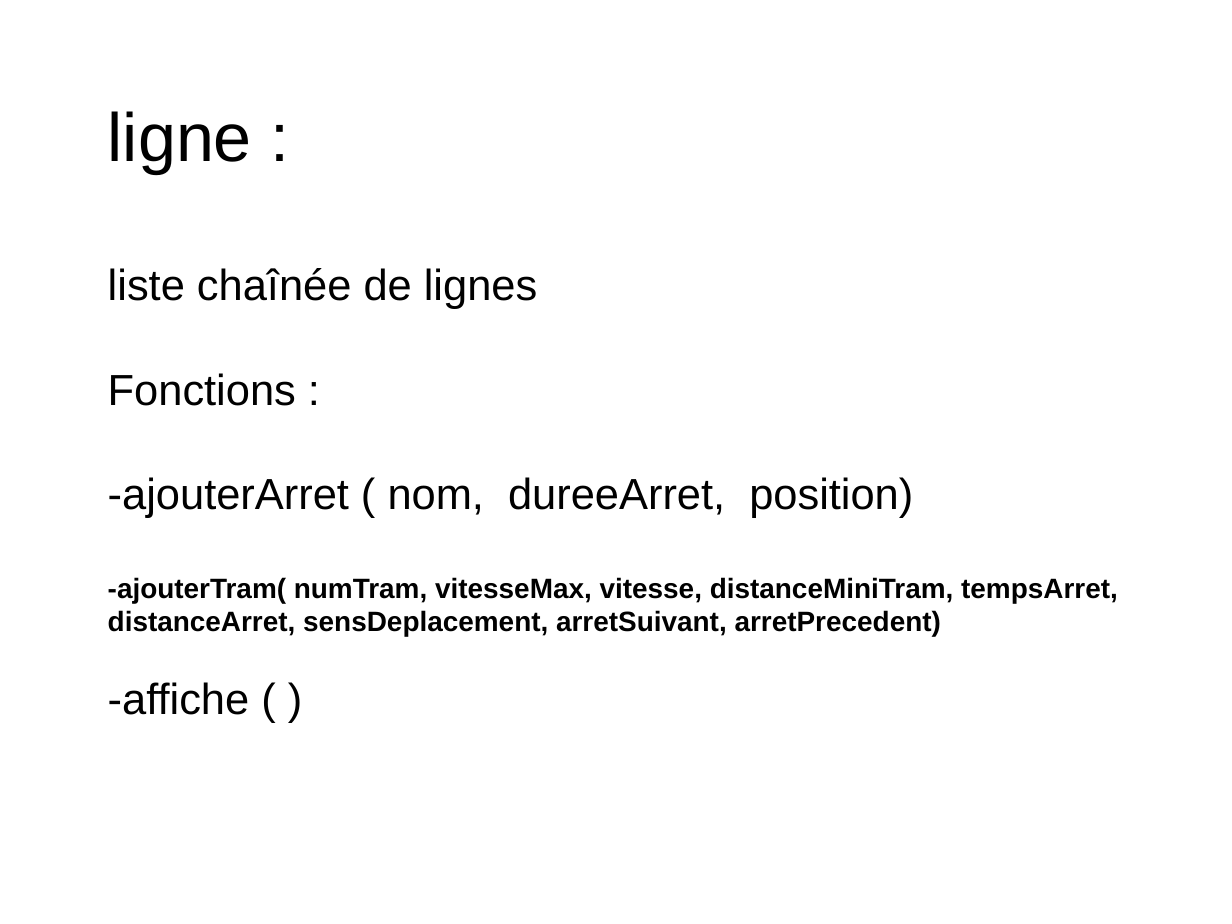
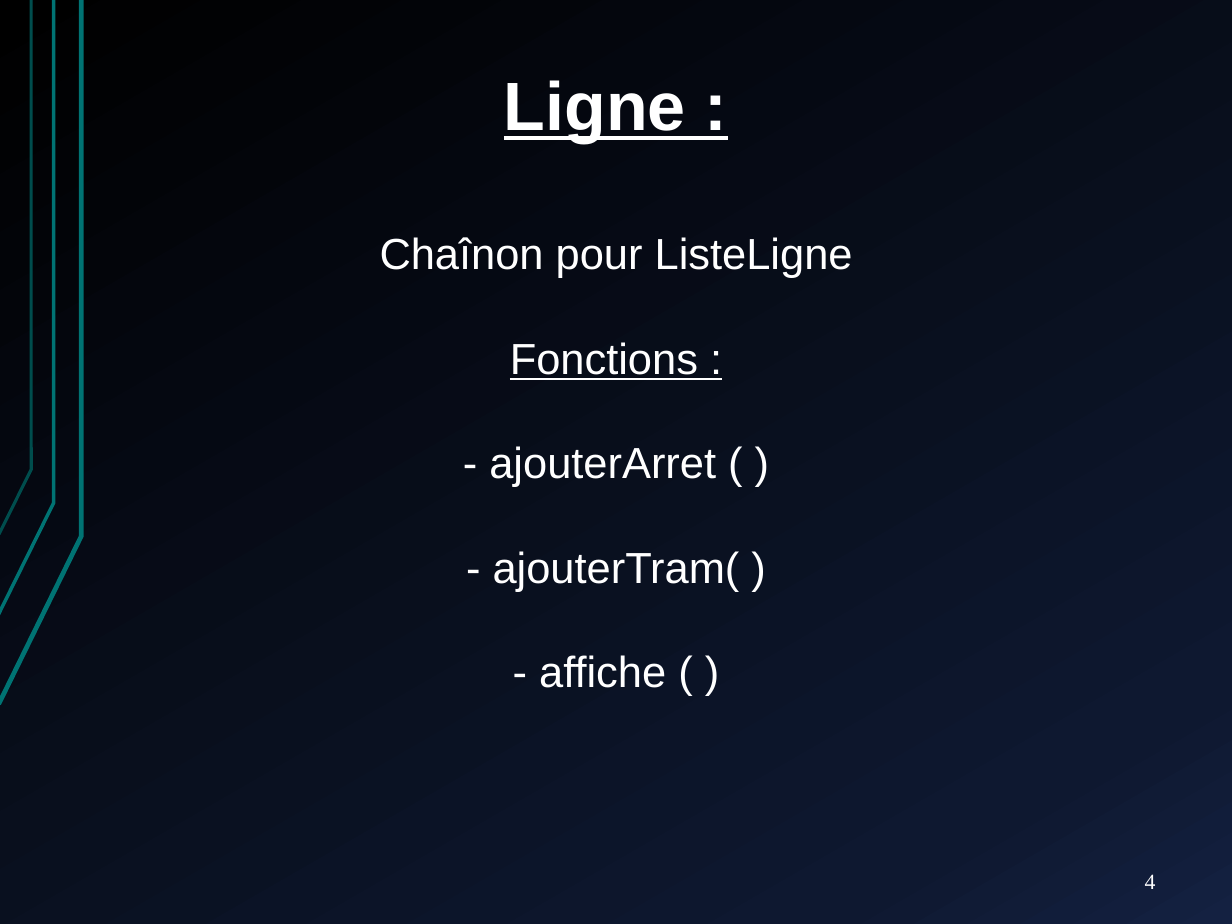
Before and after one commit to Camtouille/Projet-Gestion-Lignes-de-Trams, a slide deck: slide 4 of Présentation Programme Tram-Train.pptx (slide 5 before the commit). Drawn at 1232x924 pixels with LibreOffice and Linux fonts; fonts in the diff are those of the drawing. Boxes give left, top, right and bottom in pixels: in the first picture for what was removed or moved away, otherwise in the second. Text is boxed around its words. In the diff, an @@ line names an element or a change of style, - is before the commit and + after.

```diff
--- a/Présentation Programme Tram-Train.pptx
+++ b/Présentation Programme Tram-Train.pptx
@@ background #FFFFFF to gradient #000000 to #0F1931 to #142242 @@
@@ freeform shape added at [0,0,82,704], outline #007373 3 pt @@
@@ freeform shape added at [0,0,55,615], outline #007373 2.25 pt @@
@@ freeform shape added at [0,0,31,534], outline #007373 2 pt @@
@@ text "Ligne :": place and size @@
-text "Ligne :" at [108,111,1118,715]
+text "Ligne :" at [380,80,853,688]
@@ text at [380,80,853,278]: text changed; text colour #000000 to #FFFFFF @@
-ligne :
-liste chaînée de lignes
+Ligne :
+Chaînon pour ListeLigne
@@ text at [510,342,698,380]: text colour #000000 to #FFFFFF, underline on in "Fonctions :"; alignment left to centre @@
@@ text at [489,446,740,688]: text changed; size 18 to 28 pt; text colour #000000 to #FFFFFF; bold off @@
--ajouterArret ( nom, dureeArret, position)
--ajouterTram( numTram, vitesseMax, vitesse, distanceMiniTram, tempsArret, distanceArret, sensDeplacement, arretSuivant, arretPrecedent)
--affiche ( )
+- ajouterArret ( )
+- ajouterTram( )
+- affiche ( )
@@ page number added at [1145,874,1156,889], 14 pt, text #FFFFFF @@
+4
```
Also in this commit, not shown: 4 other slides changed, 10 slides added, 2 slides removed.
